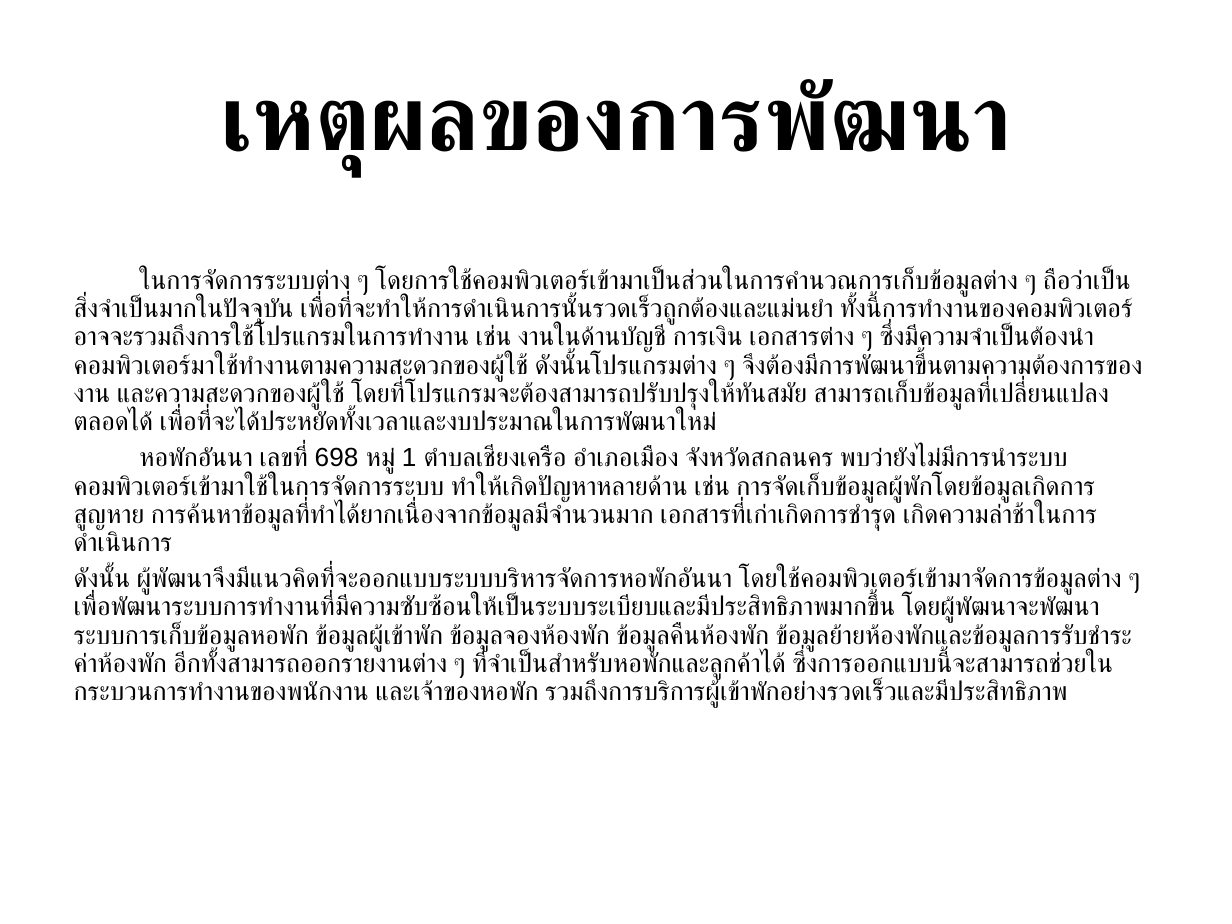
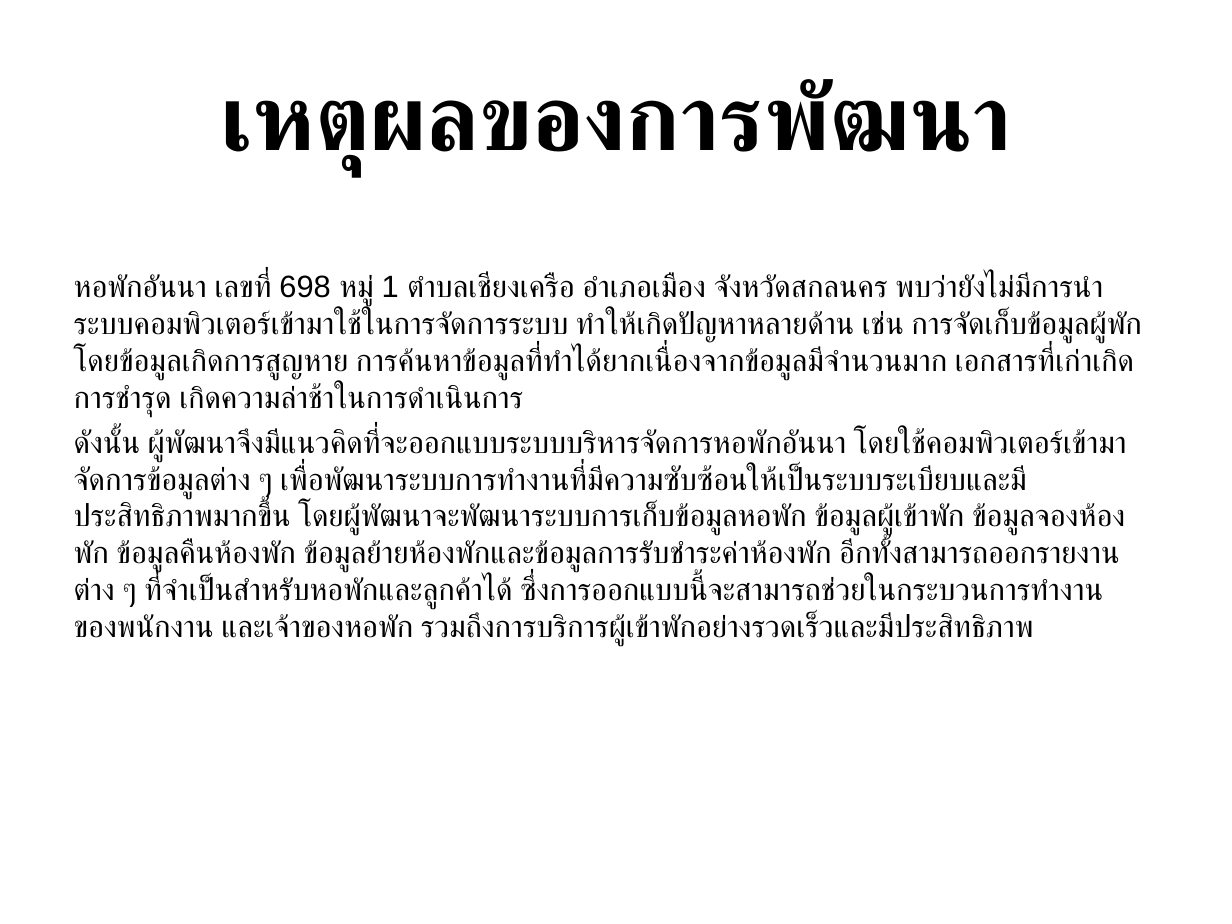
Before and after one commit to tawhan695/database, a slide deck: slide 3 of Ex-Presentation-Midterm (3).ppt. Drawn at 1232x924 pixels with LibreOffice and Linux fonts; fonts in the diff are those of the drawing. Boxes give left, top, right and bottom in pixels: in the first picture for what was removed or moved away, otherwise in the second. Text is boxed around its words. In the diff, an @@ line names an element or a change of style, - is before the commit and + after.

```diff
--- a/Ex-Presentation-Midterm (3).ppt
+++ b/Ex-Presentation-Midterm (3).ppt
@@ text "หอพักอันนา เลขที่ 698 หมู่ 1 ..." at box(74, 273, 1141, 646): size 15.3 to 18 pt; line spacing 0.9 to 1 @@
@@ text at box(74, 269, 1142, 431): paragraph removed @@
-ในการจัดการระบบต่าง ๆ โดยการใช้คอมพิวเตอร์เข้ามาเป็นส่วนในการคำนวณการเก็บข้อมูลต่าง ๆ ถือว่าเป็นสิ่งจำเป็นมากในปัจจุบัน เพื่อที่จะทำให้การดำเนินการนั้นรวดเร็วถูกต้องและแม่นยำ ทั้งนี้การทำงานของคอมพิวเตอร์อาจจะรวมถึงการใช้โปรแกรมในการทำงาน เช่น งานในด้านบัญชี การเงิน เอกสารต่าง ๆ ซึ่งมีความจำเป็นต้องนำคอมพิวเตอร์มาใช้ทำงานตามความสะดวกของผู้ใช้ ดังนั้นโปรแกรมต่าง ๆ จึงต้องมีการพัฒนาขึ้นตามความต้องการของงาน และความสะดวกของผู้ใช้ โดยที่โปรแกรมจะต้องสามารถปรับปรุงให้ทันสมัย สามารถเก็บข้อมูลที่เปลี่ยนแปลงตลอดได้ เพื่อที่จะได้ประหยัดทั้งเวลาและงบประมาณในการพัฒนาใหม่
```
Also in this commit, not shown: 2 other slides changed, 5 other files.
